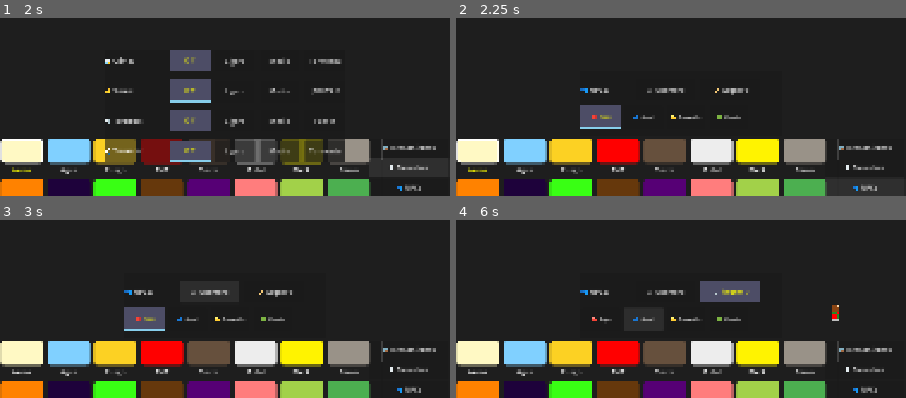
Above: before the commit, frames 1-4 (two rows, left to right).
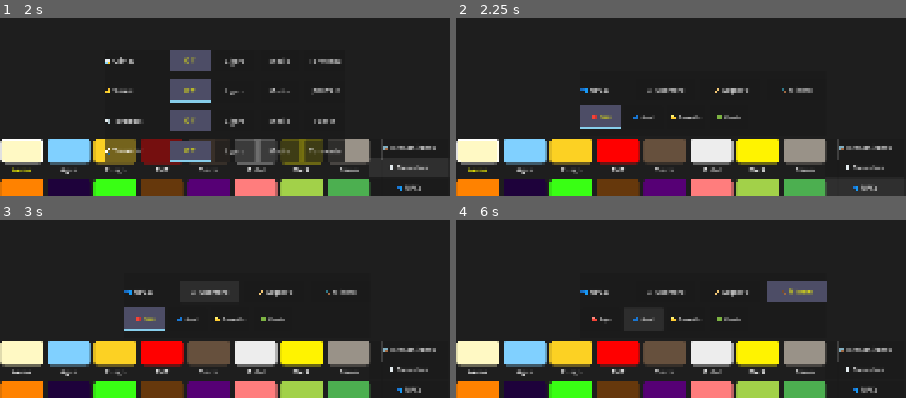
Above: after the commit, the same moments.

Repository: OmarSaez/Sandbox-game
Game: Godot game, scene res://scenes/main/main_scene.tscn
Same seed, same stepped clock (60 frames per second), same inputs: the game is played once before the commit and once after it.
Inputs (mouse positions are in pixels of both pictures, inside the frame that each line leads up to):
- Up to frame 1 (2 s): click "🛠️ Herramientas" at 0.5 s; click "🌪️ Desastres" at 1.25 s
- Up to frame 2 (2.25 s): click "👥 NPCs" at 2 s
- Up to frame 3 (3 s): click "⚔️ Guerrero" at 2.75 s
- Up to frame 4 (6 s): click "🏹 Arquero" at 3.5 s; click "🔴 Rojo" at 4.25 s; click (798, 291) at 5 s, where only the run after the commit has a clickable "⛏️ Minero"; click "🔵 Azul" at 5.75 s

Frame 1 is identical in both runs. In frame 2, 0.1% of the frame differs, in the area x 72-80%, y 39-43%; in frame 3, 0.1%; in frame 4, 3.3%, in the area x 54-86%, y 34-57%.

Commit message:
Prototipo de minero

Diff:
--- a/sandbox/scripts/sandbox/sandbox_grid.gd
+++ b/sandbox/scripts/sandbox/sandbox_grid.gd
@@ -79,6 +79,7 @@
 		"npc": "👥 NPCs",
 		"warrior": "⚔️ Guerrero",
 		"archer": "🏹 Arquero",
+		"miner": "⛏️ Minero",
 		"team_red": "🔴 Rojo",
 		"team_blue": "🔵 Azul",
 		"team_yellow": "🟡 Amarillo",
@@ -126,6 +127,7 @@
 		"npc": "👥 NPCs",
 		"warrior": "⚔️ Warrior",
 		"archer": "🏹 Archer",
+		"miner": "⛏️ Miner",
 		"team_red": "🔴 Red",
 		"team_blue": "🔵 Blue",
 		"team_yellow": "🟡 Yellow",
@@ -179,8 +181,8 @@
 	tags_array.resize(grid_width * grid_height)
 	charge_array.resize(grid_width * grid_height)
 
-	material_colors_raw.resize(50)
-	material_tags_raw.resize(50)
+	material_colors_raw.resize(256) # Pre-size for plenty of materials
+	material_tags_raw.resize(256)
 
 	# Setup materials
 	_register_material(0, Color(0, 0, 0, 0), SandboxMaterial.Tags.NONE)
@@ -294,7 +296,7 @@
 	# 36: Team Yellow
 	_register_material(36, Color.YELLOW, SandboxMaterial.Tags.NPC | SandboxMaterial.Tags.GRAV_STATIC)
 	# 37: Team Green
-	_register_material(37, Color.GREEN, SandboxMaterial.Tags.NPC | SandboxMaterial.Tags.GRAV_STATIC)
+	_register_material(37, Color("#00FF00"), SandboxMaterial.Tags.NPC | SandboxMaterial.Tags.GRAV_STATIC)
 
 	# --- ARCHER SYSTEM ---
 	# 40: Archer Master
@@ -303,6 +305,12 @@
 	_register_material(41, Color("#8B4513"), SandboxMaterial.Tags.NPC | SandboxMaterial.Tags.GRAV_STATIC)
 	# 42: Arrow Pixel
 	_register_material(42, Color("#D2B48C"), SandboxMaterial.Tags.SOLID | SandboxMaterial.Tags.GRAV_STATIC)
+
+	# --- MINER SYSTEM ---
+	# 50: Miner Master
+	_register_material(50, Color("#555555"), SandboxMaterial.Tags.NPC | SandboxMaterial.Tags.GRAV_STATIC)
+	# 51: Miner Helmet
+	_register_material(51, Color("#FFD700"), SandboxMaterial.Tags.NPC | SandboxMaterial.Tags.GRAV_STATIC)
 
 	# UI SETUP (Must happen AFTER materials are registered)
 	_setup_main_ui_containers()
@@ -856,6 +864,8 @@
 					if selected_material == 30: is_active = true
 				elif key == "archer_btn":
 					if selected_material == 40: is_active = true
+				elif key == "miner_btn":
+					if selected_material == 50: is_active = true
 				elif key.begins_with("team_btn_"):
 					var idx = int(key.split("_")[-1])
 					if idx == selected_team: is_active = true
@@ -1648,6 +1658,17 @@
 		ui_elements["archer_btn"] = archer_btn
 		npc_row.add_child(archer_btn)
 
+		var miner_btn = Button.new()
+		miner_btn.text = tr[current_language]["miner"]
+		miner_btn.custom_minimum_size = Vector2(120 * s, 45 * s)
+		miner_btn.add_theme_font_size_override("font_size", 14 * s)
+		miner_btn.pressed.connect(func():
+			selected_material = 50 # Miner Material
+			_update_highlights()
+		)
+		ui_elements["miner_btn"] = miner_btn
+		npc_row.add_child(miner_btn)
+
 		v_box.add_child(npc_row)
 
 		# Teams Row
@@ -1674,6 +1695,7 @@
 
 	var n_type = "warrior"
 	if selected_material == 40 or selected_material == 41: n_type = "archer"
+	elif selected_material == 50 or selected_material == 51: n_type = "miner"
 
 	# Register in entity list
 	var new_npc = {
@@ -1683,7 +1705,11 @@
 		"type": n_type,
 		"hp": 100.0,
 		"attack_cooldown": 0.0,
-		"hit_flash": 0
+		"hit_flash": 0,
+		"dig_timer": 0.0,
+		"spawn_y": start_y,
+		"mine_state": "ramp",
+		"state_steps": 25
 	}
 	active_npcs.append(new_npc)
 
@@ -1696,20 +1722,22 @@
 	var team_mat = 34 + npc.team
 
 	var is_archer = npc.type == "archer"
+	var is_miner = npc.type == "miner"
 	var is_flashing = npc.hit_flash > 0
 
-	var m_head = (41 if is_archer else 31) if override_mat == -1 else override_mat
+	var m_head = (41 if is_archer else (50 if is_miner else 31)) if override_mat == -1 else override_mat
 	var m_skin = 33 if override_mat == -1 else override_mat
-	var m_body = (40 if is_archer else 32) if override_mat == -1 else override_mat
-	var m_legs = 31 if override_mat == -1 else override_mat
+	var m_body = (40 if is_archer else (50 if is_miner else 32)) if override_mat == -1 else override_mat
+	var m_legs = (50 if is_miner else 31) if override_mat == -1 else override_mat
 	var m_team = team_mat if override_mat == -1 else override_mat
+	var m_helmet = 51 if override_mat == -1 else override_mat
 
 	# Override for hit flash (White color)
 	if is_flashing and override_mat == -1:
-		m_head = 7; m_skin = 7; m_body = 7; m_legs = 7; m_team = 7
+		m_head = 7; m_skin = 7; m_body = 7; m_legs = 7; m_team = 7; m_helmet = 7
 
 	# HEAD
-	_set_cell(sx, sy, m_head)
+	_set_cell(sx, sy, m_head if not is_miner else m_helmet)
 	_set_cell(sx+1, sy, m_skin)
 	_set_cell(sx, sy+1, m_head)
 	_set_cell(sx+1, sy+1, m_head)
@@ -1748,11 +1776,12 @@
 		var np = npc.pos
 		if npc.attack_cooldown > 0: npc.attack_cooldown -= 0.05
 
-		# 2. AI: DETECT ENEMIES
-		var target = _find_closest_enemy(npc, 180.0) # Larger range for archers
+		# 2. AI: TARGET SELECTION & BEHAVIOR
+		var target = _find_closest_enemy(npc, 180.0)
 		var is_attacking = false
 
-		if target:
+		# Combat logic for Warriors and Archers
+		if target and npc.type != "miner":
 			var dist_x = target.pos.x - np.x
 			var dx_abs = abs(dist_x)
 			var dy_abs = abs(target.pos.y - np.y)
@@ -1765,26 +1794,64 @@
 						_attack_npc(npc, target)
 						npc.attack_cooldown = 0.6
 				if dx_abs < 4: npc.dir = 0
-			else: # ARCHER AI
-				if dx_abs > 120: # Approach
-					npc.dir = 1 if dist_x > 0 else -1
-				elif dx_abs < 50: # Too close, retreat
+			elif npc.type == "archer":
+				if dx_abs > 120: npc.dir = 1 if dist_x > 0 else -1
+				elif dx_abs < 50:
 					npc.dir = -1 if dist_x > 0 else 1
-					is_attacking = true # SHOOT WHILE RUNNING
+					is_attacking = true
 					if npc.attack_cooldown <= 0:
 						_shoot_arrow(npc, target)
-						npc.attack_cooldown = 1.5 # Slower reload when stressed
-				else: # Perfect range
+						npc.attack_cooldown = 1.5
+				else:
 					npc.dir = 0
 					is_attacking = true
 					if npc.attack_cooldown <= 0:
 						_shoot_arrow(npc, target)
 						npc.attack_cooldown = 1.1
 
-		# 3. PHYSICS & MOVEMENT
+		# 3. MINER AI (Always active)
+		if npc.type == "miner":
+			npc.dig_timer += 0.05
+			if npc.dig_timer >= 0.15:
+				npc.dig_timer = 0.0
+
+				# Floor Check: Only work if standing on something
+				var is_on_ground = !_can_npc_fit(np.x, np.y + 1)
+
+				if is_on_ground:
+					# State Management: Ramp vs Gallery
+					npc.state_steps -= 1
+
+					# Detect if we have a roof (Underground)
+					var mat_above = _get_cell(np.x, np.y - 4)
+					var is_underground = (mat_above != 0 and mat_above != 16)
+
+					# Force ramp if we are on the surface
+					if not is_underground and npc.mine_state == "gallery":
+						npc.mine_state = "ramp"
+						npc.state_steps = 25
+
+					if npc.state_steps <= 0:
+						if npc.mine_state == "ramp":
+							npc.mine_state = "gallery"
+							npc.state_steps = randi_range(60, 100)
+						else:
+							npc.mine_state = "ramp"
+							npc.state_steps = randi_range(15, 25)
+
+					var dig_down = (npc.mine_state == "ramp")
+
+					# Perform Digging & Tube Construction
+					_miner_dig(npc, dig_down)
+
+					# Update movement coordinates (np)
+					np.x += npc.dir
+					if dig_down: np.y += 1
+
+		# 4. PHYSICS & MOVEMENT (Gravity)
 		if _can_npc_fit(np.x, np.y + 1):
 			np.y += 1
-		else:
+		elif npc.type != "miner": # Warriors/Archers climbing logic
 			if not target and randf() < 0.02: npc.dir = 1 if randf() > 0.5 else -1
 			if npc.dir != 0:
 				var tx = np.x + npc.dir
@@ -1805,6 +1872,41 @@
 
 	dead_indices.sort(); dead_indices.reverse()
 	for idx in dead_indices: active_npcs.remove_at(idx)
+
+func _miner_dig(npc, dig_down=false):
+	var tx = npc.pos.x + npc.dir
+	var dy_offset = 1 if dig_down else 0
+
+	# Tube dimensions
+	var ty_start = npc.pos.y - 2 + dy_offset
+	var ty_end = npc.pos.y + 5 + dy_offset
+
+	# 1. PLACE WOOD SUPPORTS (Floor and Ceiling)
+	for ox in range(0, 6):
+		var wx = tx + (ox * npc.dir)
+		if wx < 0 or wx >= grid_width: continue
+
+		# Ceiling support
+		if ty_start >= 0:
+			var tid = _get_cell(wx, ty_start)
+			if tid == 0 or tid == 1 or tid == 6 or tid == 10:
+				_set_cell(wx, ty_start, 16)
+
+		# Floor support
+		if ty_end < grid_height:
+			var tid = _get_cell(wx, ty_end)
+			if tid == 0 or tid == 1 or tid == 6 or tid == 10:
+				_set_cell(wx, ty_end, 16)
+
+	# 2. CLEAR THE PATH
+	for dx in range(2):
+		for dy in range(ty_start + 1, ty_end):
+			var cx = tx + dx
+			var cy = dy
+			if cx < 0 or cx >= grid_width or cy < 0 or cy >= grid_height: continue
+			var tid = _get_cell(cx, cy)
+			if tid == 9 or tid == 12: continue
+			_set_cell(cx, cy, 0)
 
 func _shoot_arrow(npc, target):
 	var dx = float(target.pos.x - npc.pos.x)
